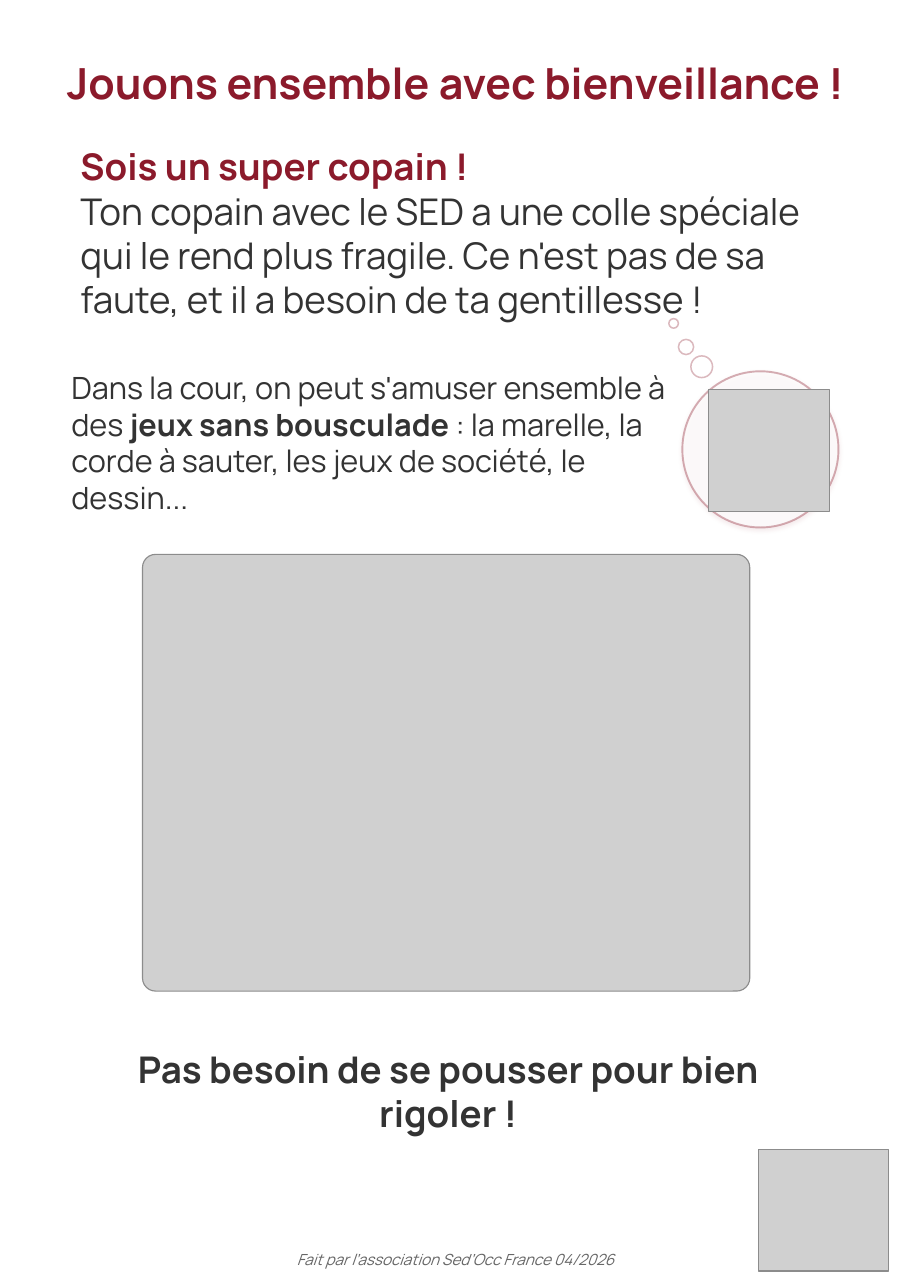
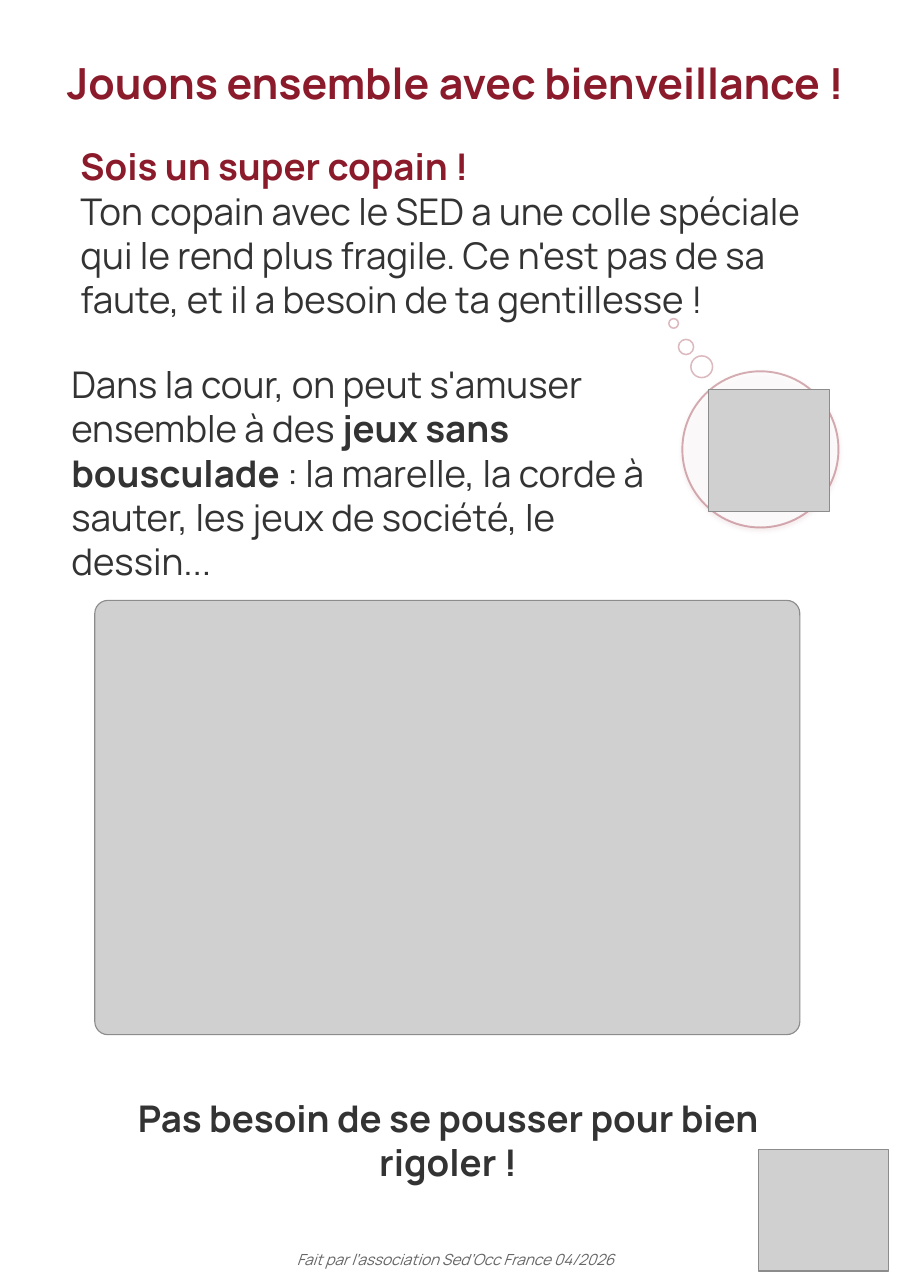
Before and after one commit to Therese-Borin-Pepe/sedocc-site, a slide deck: slide 7 of documents/Livret-SED-enfant-SedOcc.pptx. Drawn at 911x1288 pixels with LibreOffice and Linux fonts; fonts in the diff are those of the drawing; grey boxes stand for pictures; background and template pictures are left out. Boxes give left, top, right and bottom in pixels: in the first picture for what was removed or moved away, otherwise in the second. Text is boxed around its words. In the diff, an @@ line names an element or a change of style, - is before the commit and + after.

```diff
--- a/documents/Livret-SED-enfant-SedOcc.pptx
+++ b/documents/Livret-SED-enfant-SedOcc.pptx
@@ text "Dans la cour, on peut ..." at (x1=71, y1=371, x2=644, y2=540): size 20 to 24 pt @@
@@ picture resized from (x1=142, y1=554, x2=749, y2=990) to (x1=95, y1=600, x2=800, y2=1034) @@
@@ text "Pas besoin de se pousser ..." moved from (x1=138, y1=1056, x2=758, y2=1137) to (x1=138, y1=1105, x2=758, y2=1186) @@
```
Also in this commit, not shown: 5 other slides changed, 14 other files.
